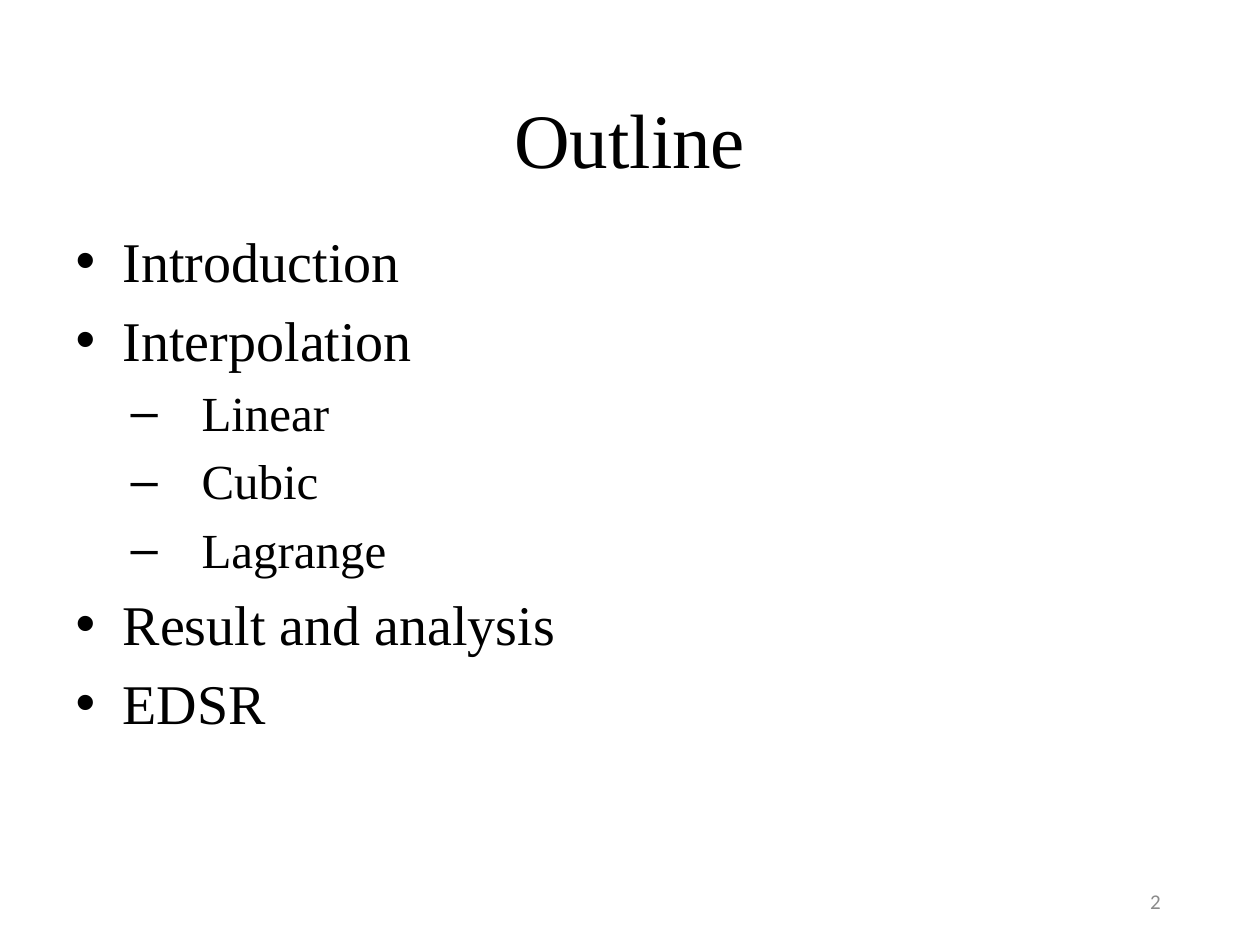
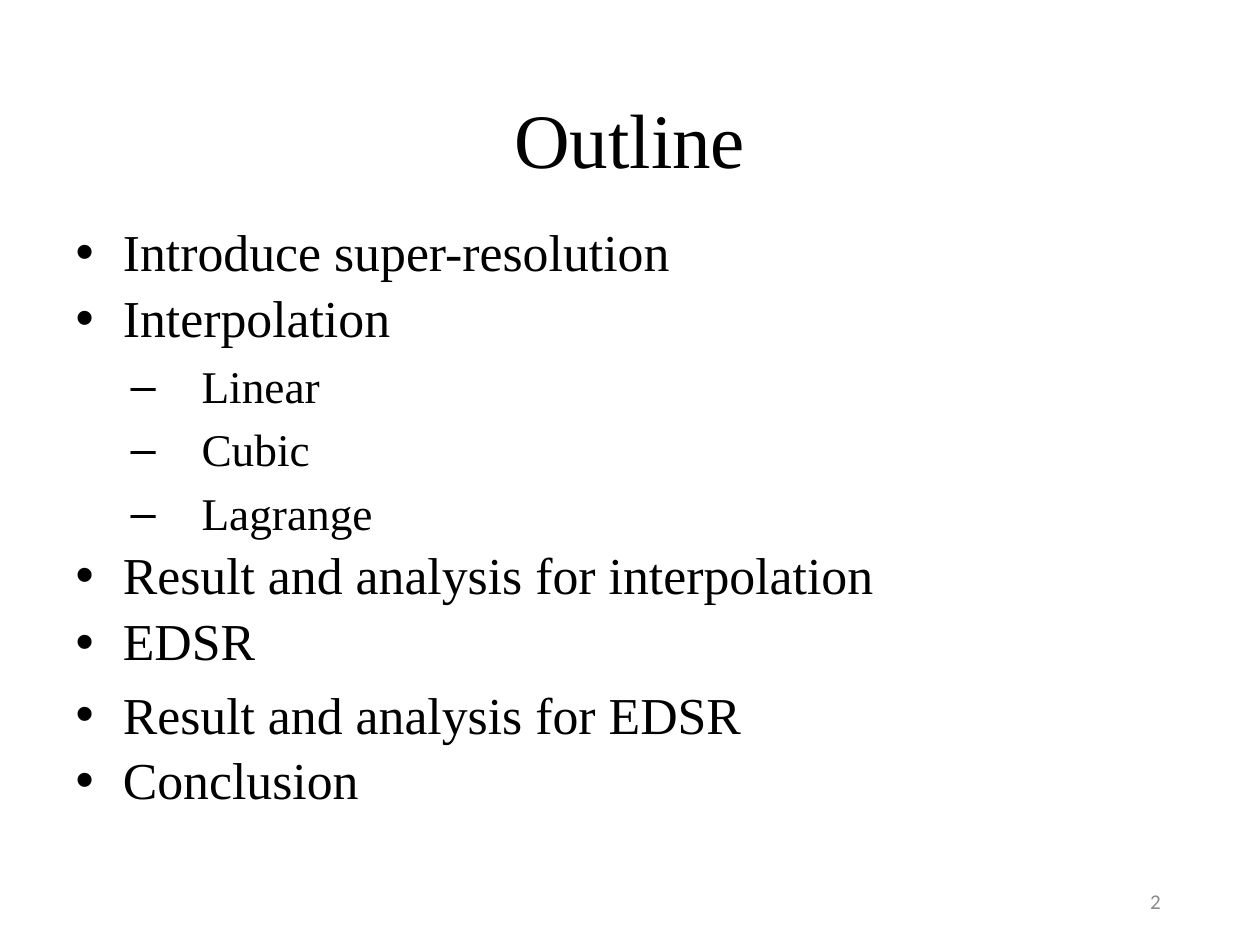
Before and after one commit to ttcpsntpc/Neumerical-Analysis, a slide deck: slide 2 of Lagrange interpolation/專題/專題決賽報告檔.pptx. Drawn at 1260x945 pixels with LibreOffice and Linux fonts; fonts in the diff are those of the drawing. Boxes give left, top, right and bottom in pixels: in the first picture for what was removed or moved away, otherwise in the second. Text is boxed around its words. In the diff, an @@ line names an element or a change of style, - is before the commit and + after.

```diff
--- a/Lagrange interpolation/專題/專題決賽報告檔.pptx
+++ b/Lagrange interpolation/專題/專題決賽報告檔.pptx
@@ text at bbox=[123, 235, 669, 281]: text changed; size 32 to 29.6 pt @@
-• Introduction
+• Introduce super-resolution
@@ text at bbox=[123, 301, 390, 661]: size 32 to 29.6 pt in "Interpolation", "EDSR"; size 28 to 25.9 pt in "Linear", "Cubic", "Lagrange"; line spacing 1 to 0.9 @@
@@ text at bbox=[123, 557, 873, 604]: text changed; size 32 to 29.6 pt @@
-• Result and analysis
+• Result and analysis for interpolation
@@ text at bbox=[123, 697, 741, 800]: paragraphs added @@
+• Result and analysis for EDSR
+• Conclusion
```
Also in this commit, not shown: 10 other slides changed, 6 slides added, 19 slides removed.
